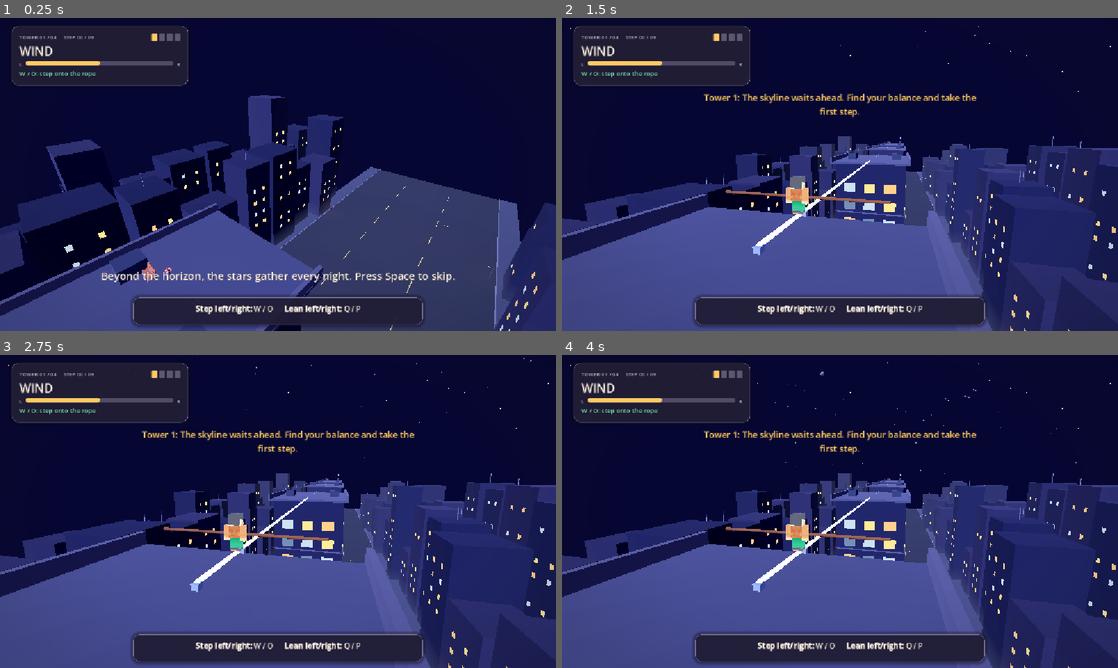
Above: before the commit, frames 1-4 (two rows, left to right).
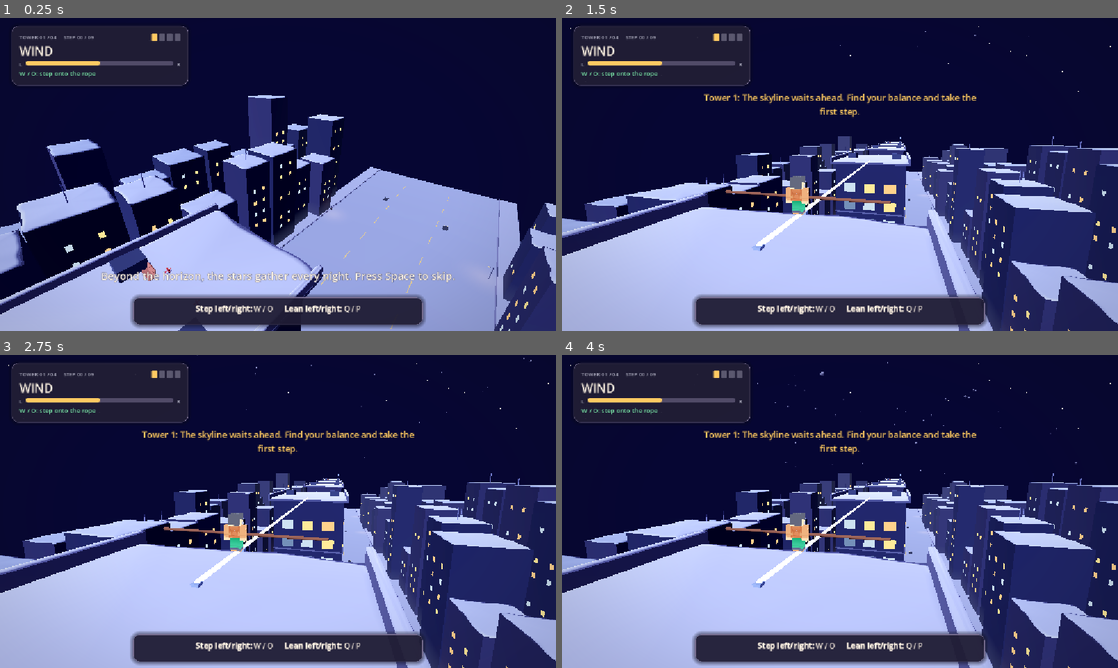
Above: after the commit, the same moments.

Repository: Ady-computerscience/tightrope_walker_alpha
Game: Godot game, scene res://scenes/main.tscn
Two runs of this game, one before a commit and one after it. Both use one fixed random seed, a clock stepped at 60 frames per second and the inputs below.
Inputs:
- Up to frame 1 (0.25 s): no input
- Up to frame 2 (1.5 s): tap Space (release) at 0.5, 0.6 s; hold P (lean_right) 0.53-1.28 s; hold Q (lean_left) from 1.28 s (still down); tap E at 1.35 s
- Up to frame 3 (2.75 s): tap R (restart_run) at 2 s; release Q (lean_left) at 2.03 s; hold P (lean_right) from 2.03 s (still down); tap Space (release) at 2.1 s
- Up to frame 4 (4 s): tap R (restart_run) at 2.75 s; tap E at 2.85 s; release P (lean_right) at 3.53 s; hold Q (lean_left) from 3.53 s (still down); tap Space (release) at 3.6 s

The runs differ from the first frame. In frame 1, 30% of the frame differs, in the area x 0-100%, y 24-100%; in frame 2, 26%; in frame 3, 26%; in frame 4, 26%.

Commit message:
Add snow to the roofs and ground

Diff:
--- a/scripts/game.gd
+++ b/scripts/game.gd
@@ -29,6 +29,8 @@
 const GUST_TIMER_WIDTH := 100.0
 const SNOW_GUST_GRAVITY := 28.0
 const SNOW_BURST_DURATION := 0.8
+const SNOW_LAYER_THICKNESS := 0.22
+const GROUND_SNOW_THICKNESS := 0.08
 const TRAFFIC_START_Z := -440.0
 const TRAFFIC_END_Z := 50.0
 const STORIES := [
@@ -768,8 +770,15 @@
 		body.name = "Facade"
 		var roof := _city_box(tower, Vector3(0.0, roof_y - roof_thickness * 0.5, 0.0), Vector3(19.0, roof_thickness, 24.0), Color("55586c"))
 		roof.name = "Walkable Roof"
+		var roof_snow := _snow_cap(tower, Vector3(0.0, roof_y, 0.0), Vector2(18.8, 23.8), Color("e1ebf2"), number)
+		roof_snow.name = "Roof Snow"
 		for side in [-1.0, 1.0]:
-			_city_box(tower, Vector3(side * 9.2, roof_y + 0.45, 0.0), Vector3(0.5, 1.3, 24.0), trim)
+			var side_rail := _city_box(tower, Vector3(side * 9.2, roof_y + 0.45, 0.0), Vector3(0.5, 1.3, 24.0), trim)
+			side_rail.name = "Side Rail"
+			var rail_size := (side_rail.mesh as BoxMesh).size
+			var rail_top := side_rail.position.y + rail_size.y * 0.5
+			var rail_snow := _snow_cap(tower, Vector3(side_rail.position.x, rail_top, 0.0), Vector2(rail_size.x + 0.06, 23.8), Color("e1ebf2"), number * 10 + int(side), 0.12, 0.025, 0.08)
+			rail_snow.name = "Side Rail Snow"
 			_city_box(tower, Vector3(side * 8.55, 15.0, 0.0), Vector3(0.25, 49.0, 0.35), trim)
 			for column in 3:
 				_city_box(tower, Vector3(side * 8.56, 16.0, (float(column) - 1.0) * 6.0), Vector3(0.16, 45.0, 0.16), trim)
@@ -808,6 +817,9 @@
 				var x := side * (distance + skyline_rng.randf_range(-4.0, 4.0))
 				var building := _city_box(city, Vector3(x, -12.0 + height * 0.5, z), Vector3(width, height, depth), walls[skyline_rng.randi_range(0, walls.size() - 1)])
 				building.name = "Building %d %d %d" % [int(side), row, index]
+				var snow_color := Color("d1dee8") if row == 0 else Color("b8c9d8")
+				var roof_snow := _snow_cap(city, Vector3(x, -12.0 + height, z), Vector2(width - 0.3, depth - 0.3), snow_color, side_index * 100 + row * 25 + index)
+				roof_snow.name = "Building Snow %d %d %d" % [int(side), row, index]
 				var inner_face := x - side * (width * 0.5 + 0.04)
 				for floor_number in range(2, int(height / 5.0)):
 					if skyline_rng.randf() < 0.28:
@@ -825,14 +837,19 @@
 	add_child(ground)
 	var street := _city_box(ground, Vector3(0.0, STREET_SURFACE_Y - 0.5, -190.0), Vector3(78.0, 1.0, 500.0), Color("252a39"))
 	street.name = "Asphalt Street"
+	var street_snow := _city_box(ground, Vector3(0.0, STREET_SURFACE_Y + GROUND_SNOW_THICKNESS * 0.5, -190.0), Vector3(77.5, GROUND_SNOW_THICKNESS, 499.5), Color("c5d1dc"))
+	street_snow.name = "Street Snow"
 	for side_index in 2:
 		var side := -1.0 if side_index == 0 else 1.0
 		var sidewalk := _city_box(ground, Vector3(side * 42.0, -12.25, -190.0), Vector3(8.0, 1.5, 500.0), Color("51566b"))
 		sidewalk.name = "Sidewalk %d" % side_index
+		var sidewalk_top := sidewalk.position.y + (sidewalk.mesh as BoxMesh).size.y * 0.5
+		var sidewalk_snow := _city_box(ground, Vector3(side * 42.0, sidewalk_top + GROUND_SNOW_THICKNESS * 0.5, -190.0), Vector3(7.8, GROUND_SNOW_THICKNESS, 499.5), Color("d6e0e8"))
+		sidewalk_snow.name = "Sidewalk Snow %d" % side_index
 		_city_box(ground, Vector3(side * 38.0, -11.7, -190.0), Vector3(0.6, 0.3, 500.0), Color("9a9bae"))
 		for index in 27:
 			var z := 49.0 - index * 18.0
-			_city_box(ground, Vector3(side * 13.0, -11.97, z), Vector3(0.35, 0.06, 7.0), Color("d4b77b"), true)
+			_city_box(ground, Vector3(side * 13.0, STREET_SURFACE_Y + GROUND_SNOW_THICKNESS + 0.01, z), Vector3(0.35, 0.02, 7.0), Color("d4b77b"), true)
 
 
 func _build_street_lights() -> void:
@@ -880,6 +897,55 @@
 		car.position.z = wrapf(car.position.z + direction * (14.0 + float(index % 3) * 2.0) * dt, TRAFFIC_START_Z, TRAFFIC_END_Z)
 
 
+func _snow_cap(parent: Node3D, at: Vector3, size: Vector2, color: Color, seed_value: int, thickness: float = SNOW_LAYER_THICKNESS, edge_variation: float = 0.3, bevel_width: float = 0.75) -> MeshInstance3D:
+	var corners: Array[Vector2] = [
+		Vector2(-size.x, -size.y) * 0.5,
+		Vector2(-size.x, size.y) * 0.5,
+		Vector2(size.x, size.y) * 0.5,
+		Vector2(size.x, -size.y) * 0.5,
+	]
+	var outward: Array[Vector2] = [Vector2.LEFT, Vector2.DOWN, Vector2.RIGHT, Vector2.UP]
+	var inner := PackedVector3Array()
+	var rim := PackedVector3Array()
+	var base := PackedVector3Array()
+	var inner_scale := Vector2(1.0 - bevel_width / (size.x * 0.5), 1.0 - bevel_width / (size.y * 0.5))
+	for side in 4:
+		for step in 12:
+			var edge := corners[side].lerp(corners[(side + 1) % 4], float(step) / 12.0)
+			if step == 0:
+				edge *= 0.97
+			var point_index := side * 12 + step
+			var angle := TAU * float(point_index) / 48.0
+			var wave := 0.68 * sin(angle * 5.0 + float(seed_value) * 0.31) + 0.32 * sin(angle * 11.0 + float(seed_value) * 0.73)
+			edge += outward[side] * wave * edge_variation
+			inner.append(Vector3(edge.x * inner_scale.x, thickness, edge.y * inner_scale.y))
+			rim.append(Vector3(edge.x, thickness * (0.58 + wave * 0.28), edge.y))
+			base.append(Vector3(edge.x, -0.02, edge.y))
+	var surface := SurfaceTool.new()
+	surface.begin(Mesh.PRIMITIVE_TRIANGLES)
+	var center := Vector3(0.0, thickness, 0.0)
+	for point_index in rim.size():
+		var next := (point_index + 1) % rim.size()
+		_snow_triangle(surface, center, inner[point_index], inner[next])
+		_snow_triangle(surface, inner[point_index], rim[point_index], rim[next])
+		_snow_triangle(surface, inner[point_index], rim[next], inner[next])
+		_snow_triangle(surface, rim[point_index], base[point_index], base[next])
+		_snow_triangle(surface, rim[point_index], base[next], rim[next])
+	surface.generate_normals()
+	var node := MeshInstance3D.new()
+	node.mesh = surface.commit()
+	node.material_override = _material(color)
+	node.position = at
+	parent.add_child(node)
+	return node
+
+
+func _snow_triangle(surface: SurfaceTool, a: Vector3, b: Vector3, c: Vector3) -> void:
+	surface.add_vertex(a)
+	surface.add_vertex(c)
+	surface.add_vertex(b)
+
+
 func _city_box(parent: Node3D, at: Vector3, size: Vector3, color: Color, unshaded: bool = false, emission_energy: float = 0.0) -> MeshInstance3D:
 	var node := MeshInstance3D.new()
 	var mesh := BoxMesh.new()
